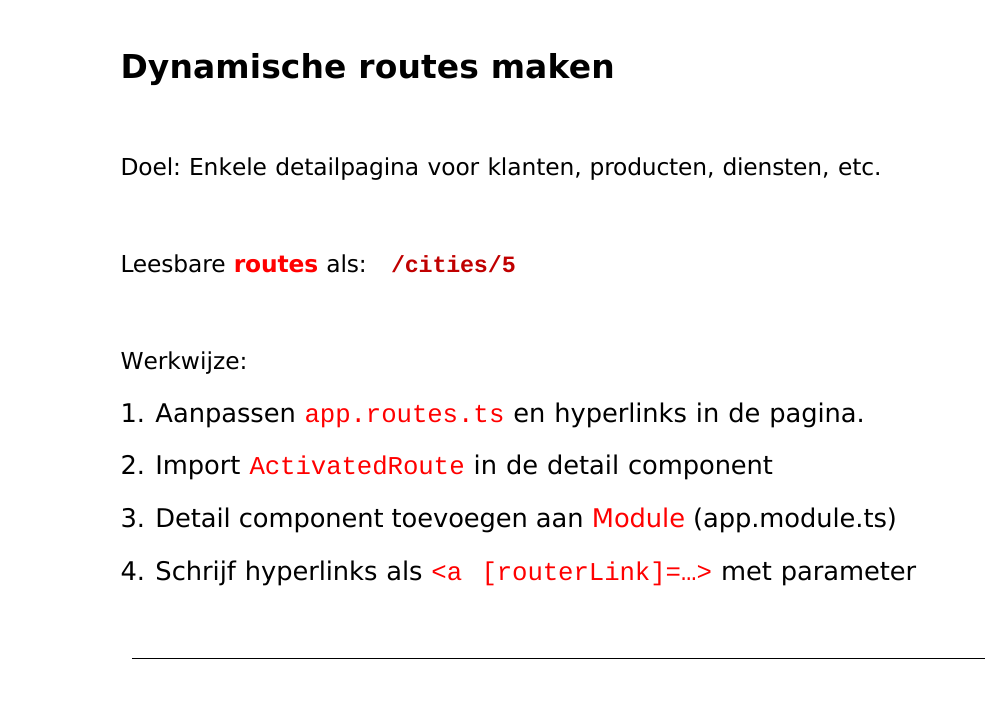
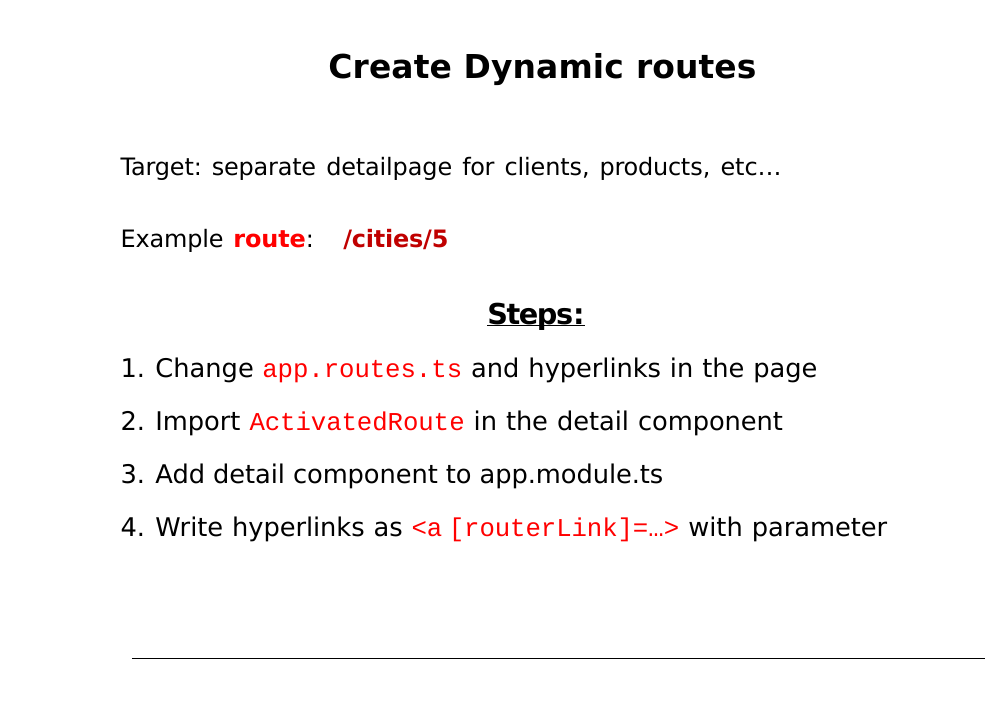
Before and after one commit to petereijgermans11/workshop-angular10, a slide deck: slide 14 of PPT/05- Angular Routing.pptx (slide 13 before the commit). Drawn at 1008x713 pixels with LibreOffice and Linux fonts; fonts in the diff are those of the drawing. Boxes give left, top, right and bottom in pixels: in the first picture for what was removed or moved away, otherwise in the second. Text is boxed around its words. In the diff, an @@ line names an element or a change of style, - is before the commit and + after.

```diff
--- a/PPT/05- Angular Routing.pptx
+++ b/PPT/05- Angular Routing.pptx
@@ title at bbox=[328, 53, 757, 85]: text changed @@
-Dynamische routes maken
+Create Dynamic routes
@@ text at bbox=[121, 156, 887, 542]: text changed @@
-Doel: Enkele detailpagina voor klanten, producten, diensten, etc.
-Leesbare routes als: /cities/5
-Werkwijze:
-1. Aanpassen app.routes.ts en hyperlinks in de pagina.
-2. Import ActivatedRoute in de detail component
-3. Detail component toevoegen aan Module (app.module.ts)
-4. Schrijf hyperlinks als <a [routerLink]=…> met parameter
+Target: separate detailpage for clients, products, etc…
+Example route: /cities/5
+Steps:
+1. Change app.routes.ts and hyperlinks in the page
+2. Import ActivatedRoute in the detail component
+3. Add detail component to app.module.ts
+4. Write hyperlinks as <a [routerLink]=…> with parameter
```
Also in this commit, not shown: 23 other slides changed, 2 slides added, 1 slide removed, 9 other files.
